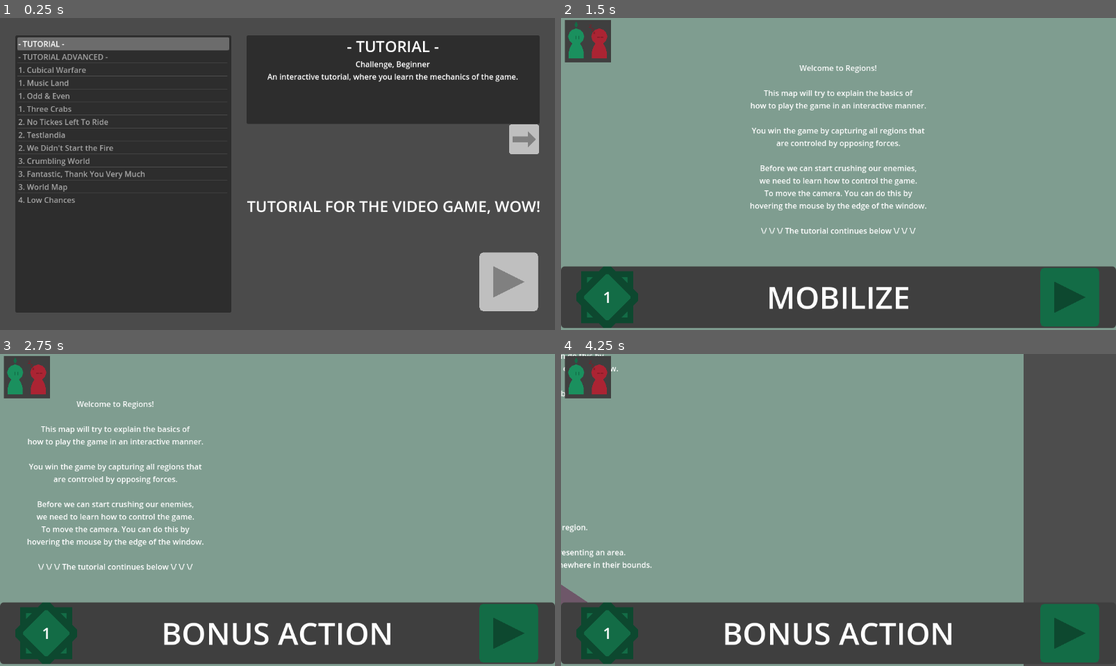
Above: before the commit, frames 1-4 (two rows, left to right).
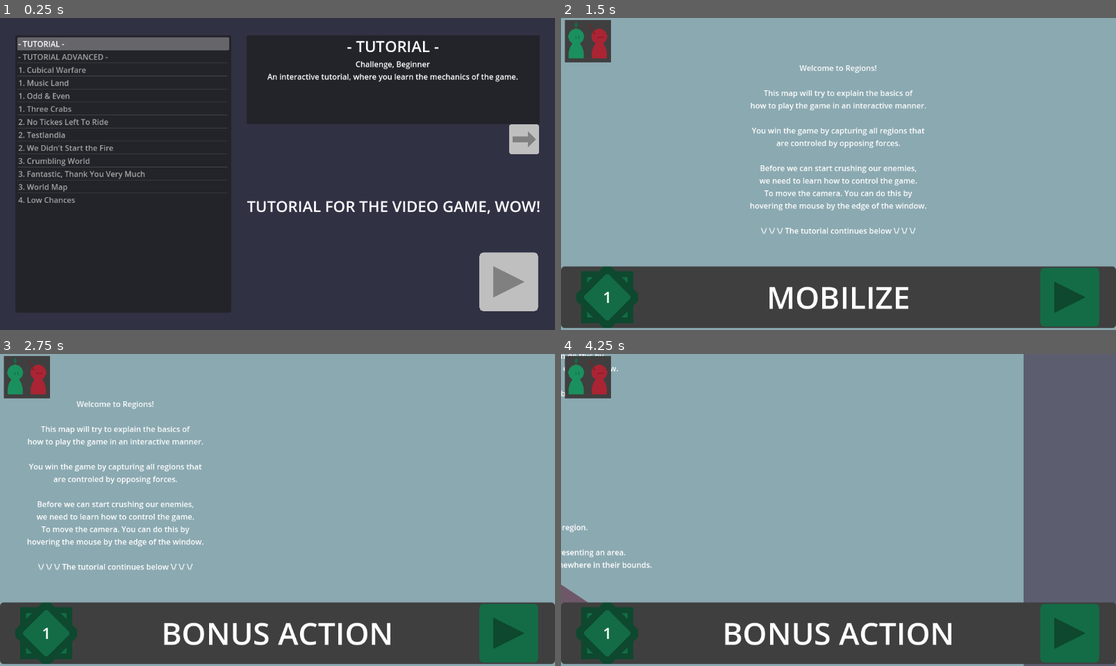
Above: after the commit, the same moments.

Repository: Tab-e-n/tabin_regions
Game: Godot game, scene res://setup_scene.tscn
Same seed, same stepped clock (60 frames per second), same inputs: the game is played once before the commit and once after it.
Inputs (mouse positions are in pixels of both pictures, inside the frame that each line leads up to):
- Up to frame 1 (0.25 s): no input
- Up to frame 2 (1.5 s): click (1071, 283) at 0.5 s; click (1071, 298) at 1.25 s
- Up to frame 3 (2.75 s): tap Enter at 2 s; move the mouse to (399, 494) at 2.02 s; hold Right (right) from 2.03 s (still down); click (399, 494) at 2.17 s
- Up to frame 4 (4.25 s): move the mouse to (727, 525) at 2.77 s; release Right (right) at 2.78 s; hold Down (down) 2.78-3.53 s; move the mouse to (894, 441) at 3.52 s; hold Right (right) from 3.53 s (still down)

The runs differ from the first frame. In frame 1, 47% of the frame differs, in the area x 0-100%, y 0-100%; in frame 2, 77%; in frame 3, 77%; in frame 4, 79%.

Commit message:
ReColor

Diff:
--- a/Maps/-_TUTORIAL_-.tscn
+++ b/Maps/-_TUTORIAL_-.tscn
@@ -99,7 +99,7 @@
 "
 
 [node name="- TUTORIAL -" type="Polygon2D"]
-color = Color(0.47451, 0.47451, 0.47451, 1)
+color = Color(0.521569, 0.521569, 0.603922, 1)
 polygon = PackedVector2Array(-1024, -448, 1024, -448, 1024, 3528, -1024, 3528)
 script = ExtResource("1_fhy2h")
 tag = "Challenge"
@@ -118,7 +118,7 @@
 [node name="spoilerwall" type="Polygon2D" parent="."]
 visible = false
 z_index = 1
-color = Color(0.298039, 0.298039, 0.298039, 1)
+color = Color(0.192157, 0.192157, 0.266667, 1)
 polygon = PackedVector2Array(2048, -1536, 2048, 1536, -2048, 1536, -2048, -1536)
 script = SubResource("GDScript_sn1dp")
 
--- a/Maps/-_TUTORIAL_ADVANCED_-.tscn
+++ b/Maps/-_TUTORIAL_ADVANCED_-.tscn
@@ -70,7 +70,7 @@
 "
 
 [node name="- TUTORIAL -" type="Polygon2D"]
-color = Color(0.47451, 0.47451, 0.47451, 1)
+color = Color(0.521569, 0.521569, 0.603922, 1)
 polygon = PackedVector2Array(-1024, -448, 1024, -448, 1024, 2368, -1024, 2368)
 script = ExtResource("1_hywy4")
 tag = "Challenge"
@@ -92,7 +92,7 @@
 [node name="spoilerwall" type="Polygon2D" parent="."]
 visible = false
 z_index = 21
-color = Color(0.298039, 0.298039, 0.298039, 1)
+color = Color(0.192157, 0.192157, 0.266667, 1)
 polygon = PackedVector2Array(2048, -1536, 2048, 1536, -2048, 1536, -2048, -1536)
 script = SubResource("GDScript_sn1dp")
 
--- a/Maps/1._Cubical_Warfare.tscn
+++ b/Maps/1._Cubical_Warfare.tscn
@@ -51,7 +51,7 @@
 "
 
 [node name="tetramap" type="Polygon2D"]
-color = Color(0.47451, 0.47451, 0.47451, 1)
+color = Color(0.521569, 0.521569, 0.603922, 1)
 polygon = PackedVector2Array(512, -416, 512, -512, 416, -608, -96, -608, -352, -352, -512, -352, -608, -256, -608, 64, -320, 352, -320, 608, -224, 704, 192, 704, 576, 320, 672, 320, 768, 224, 768, -160)
 script = ExtResource("1_k072d")
 complexity = "Beginner"
--- a/Maps/1._Music_Land.tscn
+++ b/Maps/1._Music_Land.tscn
@@ -1,6 +1,7 @@
-[gd_scene load_steps=4 format=3 uid="uid://dqebjllyfg8lj"]
+[gd_scene load_steps=5 format=3 uid="uid://dqebjllyfg8lj"]
 
 [ext_resource type="Script" path="res://RegionControl.gd" id="1_eipre"]
+[ext_resource type="PackedScene" uid="uid://s6v72p116y03" path="res://bg.tscn" id="2_ispv8"]
 [ext_resource type="Script" path="res://Region.gd" id="2_nmcrs"]
 
 [sub_resource type="GDScript" id="GDScript_iphdy"]
@@ -51,15 +52,19 @@
 
 [node name="cumbersome" type="Polygon2D"]
 position = Vector2(0, 8)
-color = Color(0.47451, 0.47451, 0.47451, 1)
+color = Color(0.615686, 0.52549, 0.6, 1)
 polygon = PackedVector2Array(448, 56, 424, -144, 328, -248, 176, -312, 32, -320, -72, -256, -112, -104, -264, -128, -440, -96, -480, 40, -424, 216, -256, 352, -24, 416, 224, 440, 384, 480, 408, 328)
 script = ExtResource("1_eipre")
 complexity = "Beginner"
-lore = "We played on music land twice. (No joke)"
-align_color = [Color(0.431373, 0.341176, 0.411765, 1), Color(0.866667, 0.309804, 0.588235, 1), Color(0.537255, 0.152941, 0.658824, 1)]
+lore = "A map comprised of the first songs that came to my mind, or rather the first songs i saw in my playlist."
+align_color = [Color(0.462745, 0.32549, 0.439216, 1), Color(0.866667, 0.309804, 0.588235, 1), Color(0.537255, 0.152941, 0.658824, 1)]
 
 [node name="setter" type="Node" parent="."]
 script = SubResource("GDScript_iphdy")
+
+[node name="bg" parent="." instance=ExtResource("2_ispv8")]
+position = Vector2(0, -8)
+color = Color(0.4, 0.32549, 0.388235, 1)
 
 [node name="Cellar" type="Polygon2D" parent="."]
 position = Vector2(88, 88)
--- a/Maps/1._Odd_&_Even.tscn
+++ b/Maps/1._Odd_&_Even.tscn
@@ -43,7 +43,7 @@
 "
 
 [node name="duel" type="Polygon2D"]
-color = Color(0.47451, 0.47451, 0.47451, 1)
+color = Color(0.521569, 0.521569, 0.603922, 1)
 polygon = PackedVector2Array(-8, 296, 288, 192, 360, 56, 344, -160, 152, -288, -128, -312, -368, -280, -392, -16, -272, 184)
 script = ExtResource("1_p6ocx")
 complexity = "Beginner"
--- a/Maps/1._Three_Crabs.tscn
+++ b/Maps/1._Three_Crabs.tscn
@@ -94,13 +94,13 @@
 "
 
 [node name="Triple Trouble" type="Polygon2D"]
-color = Color(0.47451, 0.47451, 0.47451, 1)
+color = Color(0.521569, 0.521569, 0.603922, 1)
 polygon = PackedVector2Array(-456, -232, -224, -424, 88, -448, 296, -368, 520, -176, 504, 128, 432, 328, 240, 456, -8, 480, -296, 400, -472, 304, -536, 96)
 script = ExtResource("1_pkf2y")
 complexity = "Beginner"
 lore = "A trio of clans at war."
 align_amount = 4
-align_color = [Color(0.431373, 0.341176, 0.411765, 1), Color(0.929412, 0.521569, 0.552941, 1), Color(0.490196, 0.929412, 0.572549, 1), Color(0.466667, 0.584314, 0.929412, 1), Color(0.541176, 0.129412, 0.678431, 1)]
+align_color = [Color(0.384314, 0.341176, 0.458824, 1), Color(0.929412, 0.521569, 0.552941, 1), Color(0.490196, 0.929412, 0.572549, 1), Color(0.466667, 0.584314, 0.929412, 1), Color(0.541176, 0.129412, 0.678431, 1)]
 city_size = 0.8
 
 [node name="Node" type="Node" parent="."]
--- a/Maps/2._No_Tickes_Left_To_Ride.tscn
+++ b/Maps/2._No_Tickes_Left_To_Ride.tscn
@@ -1,6 +1,7 @@
-[gd_scene load_steps=4 format=3 uid="uid://cse41lvvvirpp"]
+[gd_scene load_steps=5 format=3 uid="uid://cse41lvvvirpp"]
 
 [ext_resource type="Script" path="res://RegionControl.gd" id="1_ogcds"]
+[ext_resource type="PackedScene" uid="uid://s6v72p116y03" path="res://bg.tscn" id="2_aqi3b"]
 [ext_resource type="Script" path="res://Region.gd" id="3_14aoh"]
 
 [sub_resource type="GDScript" id="GDScript_hihxe"]
@@ -121,7 +122,7 @@
 "
 
 [node name="Node2D" type="Polygon2D"]
-color = Color(0.509804, 0.509804, 0.509804, 1)
+color = Color(0.545098, 0.494118, 0.509804, 1)
 polygon = PackedVector2Array(-832, -576, 832, -576, 832, 576, -832, 576)
 script = ExtResource("1_ogcds")
 complexity = "Simple"
@@ -132,7 +133,11 @@
 
 [node name="Node" type="Node" parent="."]
 script = SubResource("GDScript_hihxe")
-align_color = [Color(0.392157, 0.372549, 0.34902, 1), Color(0.984314, 0.803922, 0.666667 …(325 unchanged characters)…
+align_color = [Color(0.403922, 0.360784, 0.372549, 1), Color(0.984314, 0.803922, 0.666667 …(325 unchanged characters)…
+
+[node name="bg" parent="." instance=ExtResource("2_aqi3b")]
+position = Vector2(8, 8)
+color = Color(0.384314, 0.341176, 0.356863, 1)
 
 [node name="STOCKHOLM" type="Polygon2D" parent="."]
 position = Vector2(96, -464)
--- a/Maps/2._Testlandia.tscn
+++ b/Maps/2._Testlandia.tscn
@@ -59,7 +59,7 @@
 "
 
 [node name="RegionControl" type="Polygon2D"]
-color = Color(0.47451, 0.47451, 0.47451, 1)
+color = Color(0.521569, 0.521569, 0.603922, 1)
 polygon = PackedVector2Array(592, -248, 312, 504, -312, 504, -520, 216, -504, -72, -264, -528, 304, -520)
 script = ExtResource("1_pi7kk")
 complexity = "Simple"
--- a/Maps/2._We_Didn't_Start_the_Fire.tscn
+++ b/Maps/2._We_Didn't_Start_the_Fire.tscn
@@ -1,7 +1,8 @@
-[gd_scene load_steps=4 format=3 uid="uid://o6yvmjiqoc22"]
+[gd_scene load_steps=5 format=3 uid="uid://o6yvmjiqoc22"]
 
 [ext_resource type="Script" path="res://RegionControl.gd" id="1_0s651"]
 [ext_resource type="Script" path="res://Region.gd" id="2_38p5v"]
+[ext_resource type="PackedScene" uid="uid://s6v72p116y03" path="res://bg.tscn" id="2_s3qok"]
 
 [sub_resource type="GDScript" id="GDScript_y0ddu"]
 script/source = "extends Node
@@ -70,7 +71,7 @@
 "
 
 [node name="RegionControl" type="Polygon2D"]
-color = Color(0.509804, 0.509804, 0.509804, 1)
+color = Color(0.545098, 0.494118, 0.509804, 1)
 polygon = PackedVector2Array(-384, -384, 384, -384, 384, 384, -384, 384)
 script = ExtResource("1_0s651")
 complexity = "Simple"
@@ -79,7 +80,10 @@
 
 [node name="Node" type="Node" parent="."]
 script = SubResource("GDScript_y0ddu")
-align_color = [Color(0.392157, 0.372549, 0.34902, 1), Color(0.984314, 0.803922, 0.666667, 1), Color(0.352941, 0.709804, 0.435294, 1), Color(0.309804, 0.615686, 0.666667, 1), Color(0.803922, 0.890196, 0.552941, 1), Color(0.729412, 0.537255, 0.768627, 1)]
+align_color = [Color(0.278431, 0.247059, 0.254902, 1), Color(0.984314, 0.803922, 0.666667, 1), Color(0.352941, 0.709804, 0.435294, 1), Color(0.309804, 0.615686, 0.666667, 1), Color(0.803922, 0.890196, 0.552941, 1), Color(0.729412, 0.537255, 0.768627, 1)]
+
+[node name="bg" parent="." instance=ExtResource("2_s3qok")]
+color = Color(0.384314, 0.341176, 0.356863, 1)
 
 [node name="London" type="Polygon2D" parent="."]
 position = Vector2(-136, -176)
--- a/Maps/3._Crumbling_World.tscn
+++ b/Maps/3._Crumbling_World.tscn
@@ -163,13 +163,13 @@
 "
 
 [node name="Crumbling World" type="Polygon2D"]
-color = Color(0.47451, 0.47451, 0.47451, 1)
+color = Color(0.521569, 0.521569, 0.603922, 1)
 polygon = PackedVector2Array(-592, -688, 256, -800, 864, -440, 944, 88, 360, 800, -152, 928, -560, 600, -784, 8)
 script = ExtResource("1_vngco")
 complexity = "Medium"
 lore = "Can you be the last faction standing in a slowly corrupting world? You could obviously team up and destroy the corruption together, but who would do that?"
 align_amount = 5
-align_color = [Color(0.431373, 0.341176, 0.411765, 1), Color(0.929412, 0.521569, 0.552941, 1), Color(0.490196, 0.929412, 0.572549, 1), Color(0.466667, 0.584314, 0.929412, 1), Color(0.247059, 0.0235294, 0.156863, 1)]
+align_color = [Color(0.384314, 0.341176, 0.458824, 1), Color(0.929412, 0.521569, 0.552941, 1), Color(0.490196, 0.929412, 0.572549, 1), Color(0.466667, 0.584314, 0.929412, 1), Color(0.247059, 0.0235294, 0.156863, 1)]
 random_player_align_range = 3
 max_user_amount = 3
 use_custom_ai_setup = true
--- a/Maps/3._Fantastic,_Thank_You_Very_Much.tscn
+++ b/Maps/3._Fantastic,_Thank_You_Very_Much.tscn
@@ -106,7 +106,7 @@
 "
 
 [node name="RegionControl" type="Polygon2D"]
-color = Color(0.47451, 0.47451, 0.47451, 1)
+color = Color(0.521569, 0.521569, 0.603922, 1)
 polygon = PackedVector2Array(0, 528, -216, 344, -512, 272, -512, 24, -632, -296, -272, -328, -8, -488, 384, -368, 496, -192, 520, 56, 360, 152, 272, 384)
 script = ExtResource("1_qwc4r")
 complexity = "Medium"
--- a/Maps/3._World_Map.tscn
+++ b/Maps/3._World_Map.tscn
@@ -106,9 +106,25 @@
 	[\"Iran\", \"Turkmenistan\"],
 	[\"Iran\", \"United Arab Emirates, Quatar\"],
 	[\"Uzbekistan\", \"Turkmenistan\"],
+	[\"Uzbekistan\", \"Caspian Basin\"],
+	[\"Uzbekistan\", \"Central West Kazakhstan\"],
+	[\"Caspian Basin\", \"Turkmenistan\"],
+	[\"Caspian Basin\", \"Central West Kazakhstan\"],
 	[\"Uzbekistan\", \"Tajikistan\"],
 	[\"Kyrgyzstan\", \"Tajikistan\"],
 	[\"Uzbekistan\", \"Kyrgyzstan\"],
+	[\"Uzbekistan\", \"Kazakh Desert\"],
+	[\"Kazakh Desert\", \"Kyrgyzstan\"],
+	[\"Kazakh Desert\", \"Almaty Province\"],
+	[\"Kazakh Desert\", \"Central Kazakhstan\"],
+	[\"Kazakh Desert\", \"Central West Kazakhstan\"],
+	[\"Central Kazakhstan\", \"Almaty Province\"],
+	[\"Central Kazakhstan\", \"Altai\"],
+	[\"Central Kazakhstan\", \"Kazakhstani North\"],
+	[\"Central Kazakhstan\", \"Central West Kazakhstan\"],
+	[\"Central West Kazakhstan\", \"Kazakhstani North\"],
+	[\"Almaty Province\", \"Kyrgyzstan\"],
+	[\"Altai\", \"Altai Mountains\"],
 	[\"Northern Mongolia\", \"Altai Mountains\"],
 	[\"Northern Mongolia\", \"Central Mongolia\"],
 	[\"Northern Mongolia\", \"Eastern Mongolia\"],
@@ -500,7 +516,7 @@
 "
 
 [node name="RegionControl" type="Polygon2D"]
-color = Color(0.6, 0.6, 0.6, 1)
+color = Color(0.521569, 0.521569, 0.603922, 1)
 polygon = PackedVector2Array(-3200, -1848, 3200, -1848, 3200, 1848, -3200, 1848)
 script = ExtResource("1_5aq8s")
 complexity = "Medium"
@@ -712,7 +728,42 @@
 
 [node name="Uzbekistan" type="Polygon2D" parent="."]
 position = Vector2(544, -1000)
-polygon = PackedVector2Array(-112, 32, -128, -16, -128, -56, -88, -72, -16, -16, 32, -24, 80, 32, 104, 32, 144,  …(187 unchanged characters)…
+polygon = PackedVector2Array(-112, 32, -128, -16, -128, -56, -88, -72, -56, -48, -16, -16, 32, -24, 80, 32, 104, 32, 144,  …(187 unchanged characters)…
+script = ExtResource("3_b6jsf")
+
+[node name="Caspian Basin" type="Polygon2D" parent="."]
+position = Vector2(312, -1136)
+polygon = PackedVector2Array(-24, 56, -40, 48, -40, 32, -80, 8, -80, -32, -72, -40, -56, -24, -48, -32, -48, -48, -24, -64, 0, -64, 40, -48, 32, -24, 48, -16, 56, 16, 96, 48, 104, 80, 104, 120, 120, 168, 72, 136, 56, 152, 48, 136, 24, 128, 0, 96, 16, 80, 40, 80, 56, 96, 64, 72, 48, 72, 48, 48, 24, 32, 8, 32)
+script = ExtResource("3_b6jsf")
+
+[node name="Kazakh Desert" type="Polygon2D" parent="."]
+position = Vector2(632, -1024)
+polygon = PackedVector2Array(-144, -24, -152, -48, -136, -56, -136, -64, -144, -72, -160, -64, -176, -48, -176, -64, -144, -96, -128, -96, -112, -80, -56, -56, 88, -56, 96, -48, 128, -24, 144, -16, 168, 16, 104, 16, 96, 24, 80, 16, 72, 16, 56, 24, 16, 56, -8, 56, -56, 0, -104, 8)
+script = ExtResource("3_b6jsf")
+
+[node name="Central Kazakhstan" type="Polygon2D" parent="."]
+position = Vector2(688, -1136)
+polygon = PackedVector2Array(-184, 16, -168, 0, -152, 8, -144, -8, -120, -8, -104, -40, -88, -48, -88, -32, -56, -32, -48, -48, -32, -40, -16, -56, 24, -32, 48, -48, 80, -40, 64, -64, 72, -72, 96, -48, 104, -56, 136, -40, 176, -16, 200, 40, 184, 40, 176, 24, 96, 24, 104, 40, 56, 40, 32, 56, -112, 56, -168, 32)
+script = ExtResource("3_b6jsf")
+
+[node name="Kazakhstani North" type="Polygon2D" parent="."]
+position = Vector2(568, -1216)
+polygon = PackedVector2Array(-48, 80, -72, 64, -72, 56, -64, 48, -80, 24, -96, 24, -128, 8, -112, 0, -120, -16, -96, -16, -120, -32, -120, -40, -96, -40, -16, -56, -8, -64, 24, -64, 40, -40, 80, -40, 80, -32, 88, -32, 120, -48, 152, -24, 192, 8, 184, 16, 200, 40, 168, 32, 144, 48, 104, 24, 88, 40, 72, 32, 64, 48, 32, 48, 32, 32, 16, 40, 0, 72, -24, 72, -32, 88)
+script = ExtResource("3_b6jsf")
+
+[node name="Central West Kazakhstan" type="Polygon2D" parent="."]
+position = Vector2(432, -1144)
+polygon = PackedVector2Array(-16, 88, 24, 72, 24, 56, 56, 24, 72, 24, 88, 8, 64, -8, 64, -16, 72, -24, 56, -48, 40, -48, 40, -40, 16, -32, -8, -40, -40, -48, -56, -40, -80, -40, -88, -16, -72, -8, -64, 24, -24, 56)
+script = ExtResource("3_b6jsf")
+
+[node name="Altai" type="Polygon2D" parent="."]
+position = Vector2(888, -1136)
+polygon = PackedVector2Array(0, 40, 24, 32, 16, 16, 40, 0, 32, -8, 16, -16, 0, -16, -8, -32, -40, -48, -80, -48, -64, -40, -24, -16)
+script = ExtResource("3_b6jsf")
+
+[node name="Almaty Province" type="Polygon2D" parent="."]
+position = Vector2(800, -1056)
+polygon = PackedVector2Array(56, 64, 56, 32, 32, 0, 72, 0, 72, -40, 64, -56, -16, -56, -8, -40, -48, -32, -72, -16, -40, 8, -24, 16, 0, 48, 24, 48)
 script = ExtResource("3_b6jsf")
 
 [node name="Tajikistan" type="Polygon2D" parent="."]
--- a/Maps/4._Low_Chances.tscn
+++ b/Maps/4._Low_Chances.tscn
@@ -57,7 +57,7 @@
 "
 
 [node name="RegionControl" type="Polygon2D"]
-color = Color(0.47451, 0.47451, 0.47451, 1)
+color = Color(0.521569, 0.521569, 0.603922, 1)
 polygon = PackedVector2Array(-640, -64, -568, 112, -408, 216, -360, 328, -128, 432, 80, 496, 288, 488, 416, 384, 392, 248, 408, 168, 576, 56, 592, -96, 520, -192, 336, -272, 176, -376, -56, -312, -240, -344, -392, -400, -528, -336, -640, -208)
 script = ExtResource("1_vx6je")
 tag = "Challenge"
--- a/RegionControl.gd
+++ b/RegionControl.gd
@@ -20,7 +20,7 @@
 
 @export var align_amount : int = 3
 @export var align_color : Array = [
-		Color("6e5769"),
+		Color("625775"),
 		Color("a72b37"), # red
 		Color("368d61"), # green
 		Color("2b7dba"), # blue
--- /dev/null
+++ b/bg.tscn
@@ -0,0 +1,6 @@
+[gd_scene format=3 uid="uid://s6v72p116y03"]
+
+[node name="bg" type="Polygon2D"]
+z_index = -10
+color = Color(0.364706, 0.364706, 0.439216, 1)
+polygon = PackedVector2Array(-6400, -6400, 6400, -6400, 6400, 6400, -6400, 6400)
--- a/project.godot
+++ b/project.godot
@@ -89,3 +89,4 @@
 
 renderer/rendering_method="gl_compatibility"
 renderer/rendering_method.mobile="gl_compatibility"
+environment/defaults/default_clear_color=Color(0.364706, 0.364706, 0.439216, 1)
